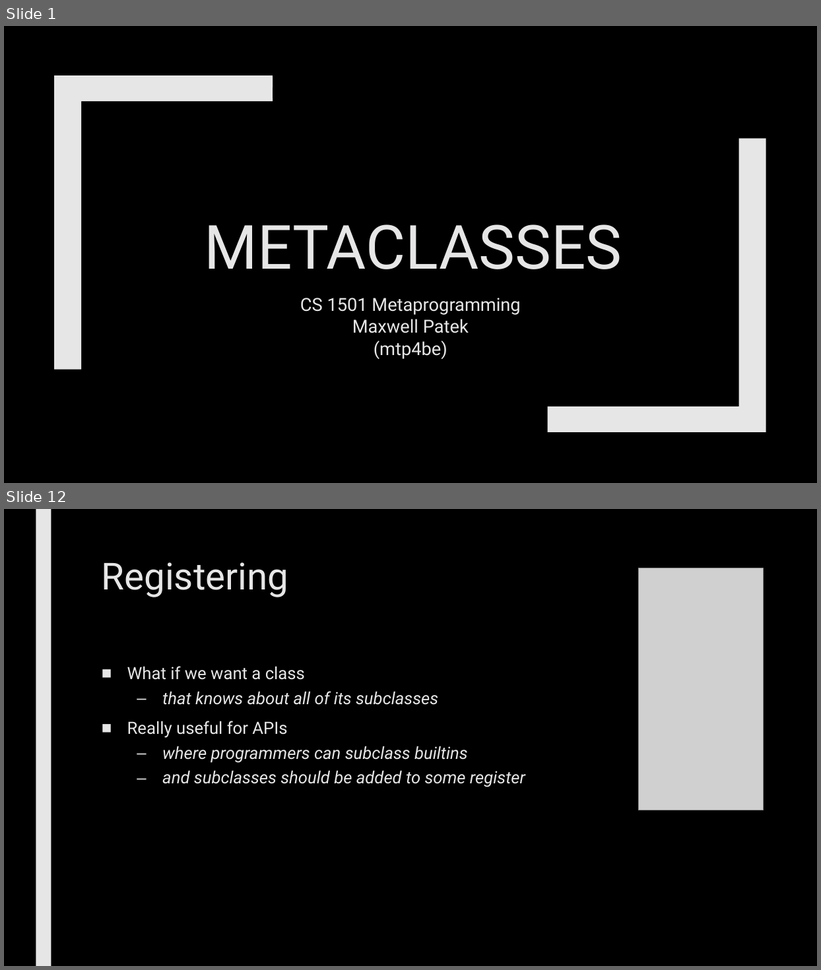
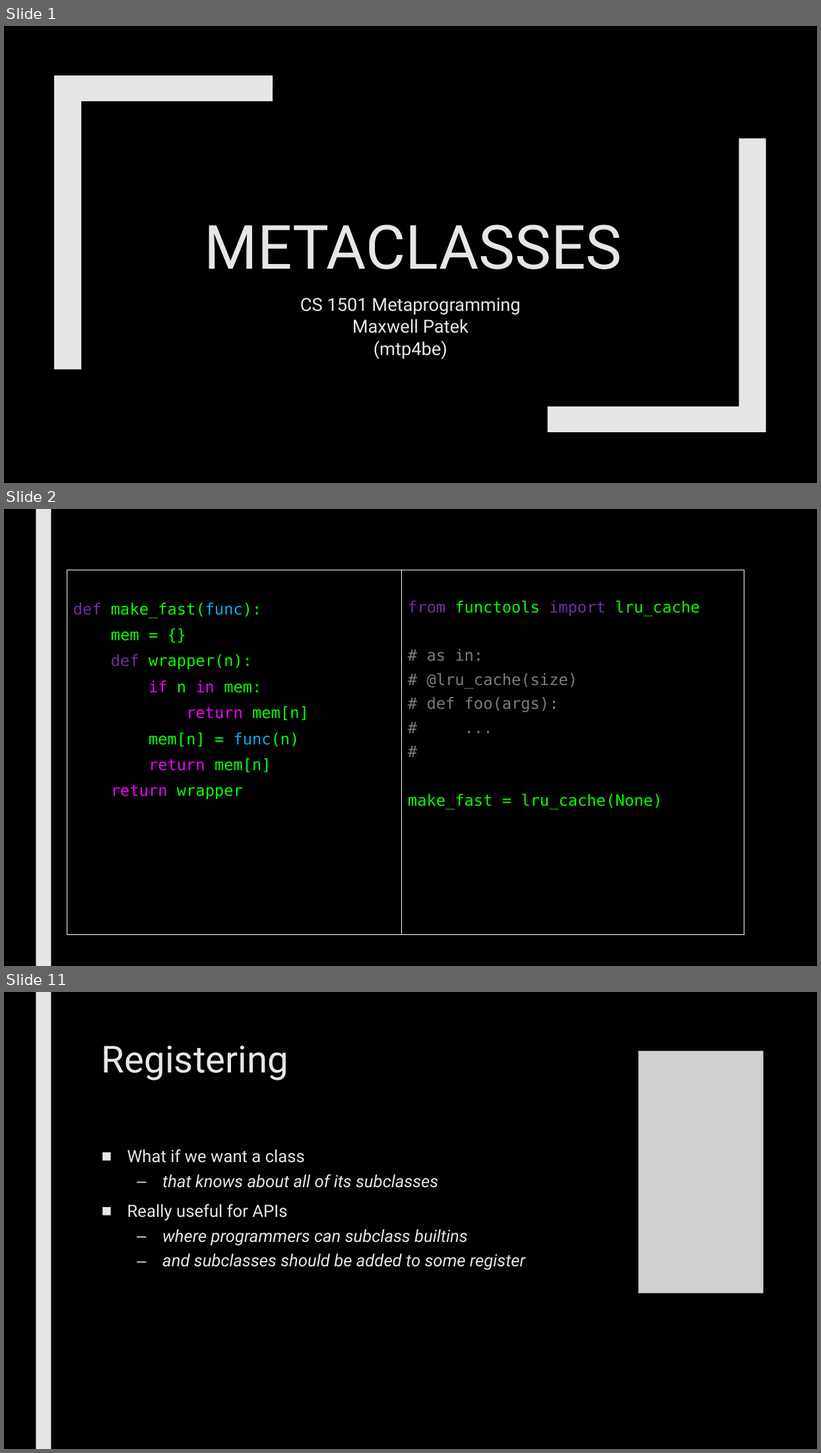
Before and after one commit to max7patek/metaprogramming, a slide deck: slides/05-Metaclasses.pptx. Shown one above the other, each under a label of ours: slides 1 and 12 before the commit, slides 1, 2 and 11 after it; the slides between them are not shown. The pictures are 821x970 and 821x1453 pixels, drawn with LibreOffice and Linux fonts; fonts in the diff are those of the drawing; grey boxes stand for pictures. Boxes give left, top, right and bottom in pixels: in the first picture for what was removed or moved away, otherwise in the second. Text is boxed around its words. In the diff, an @@ line names an element or a change of style, - is before the commit and + after.

```diff
--- a/slides/05-Metaclasses.pptx
+++ b/slides/05-Metaclasses.pptx
@@ slide 2 added at bbox=[4, 509, 817, 966], background #000000; not listed: 1 template element that a slide beside it also shows @@
@@ rectangle added at bbox=[67, 570, 402, 935], outline #FFFFFF 0.75 pt, 18.5 pt, text #05FF00 @@
+def make_fast(func):
+mem = {}
+def wrapper(n):
+if n in mem:
+return mem[n]
+mem[n] = func(n)
+return mem[n]
+return wrapper
@@ rectangle added at bbox=[402, 570, 744, 935], outline #FFFFFF 0.75 pt, 18.5 pt, text #05FF00 @@
+from functools import lru_cache
+# as in:
+# @lru_cache(size)
+# def foo(args):
+# ...
+#
+make_fast = lru_cache(None)
@@ what was slide 12 is now slide 11 @@
```
Also in this commit, not shown: 10 slides changed, 2 other slides added, 10 slides removed.
